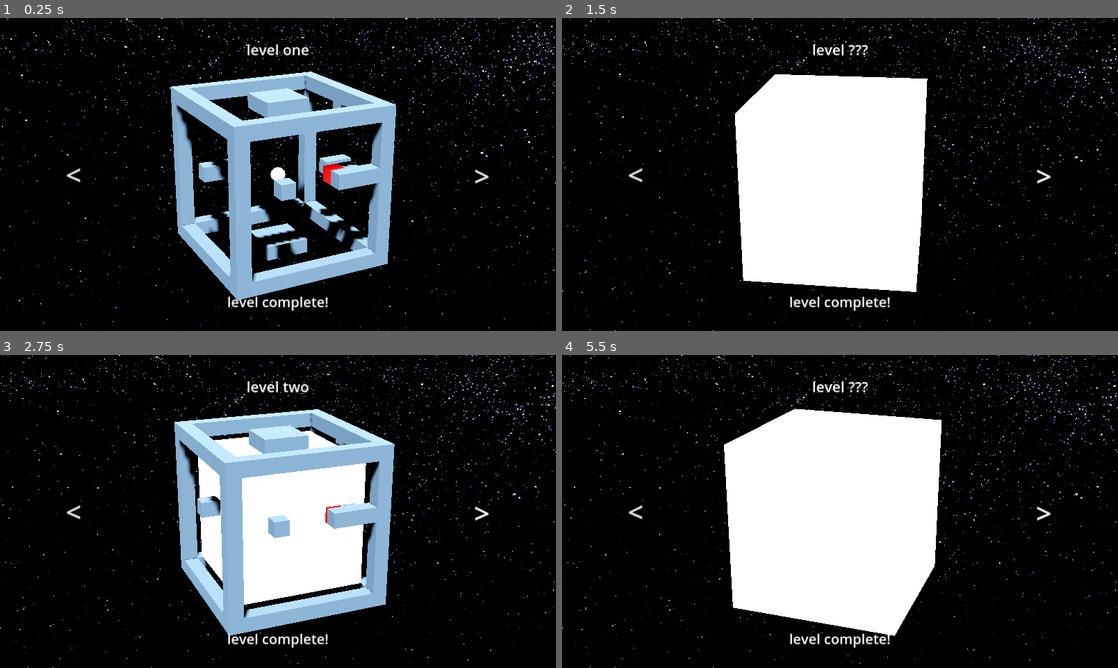
Above: before the commit, frames 1-4 (two rows, left to right).
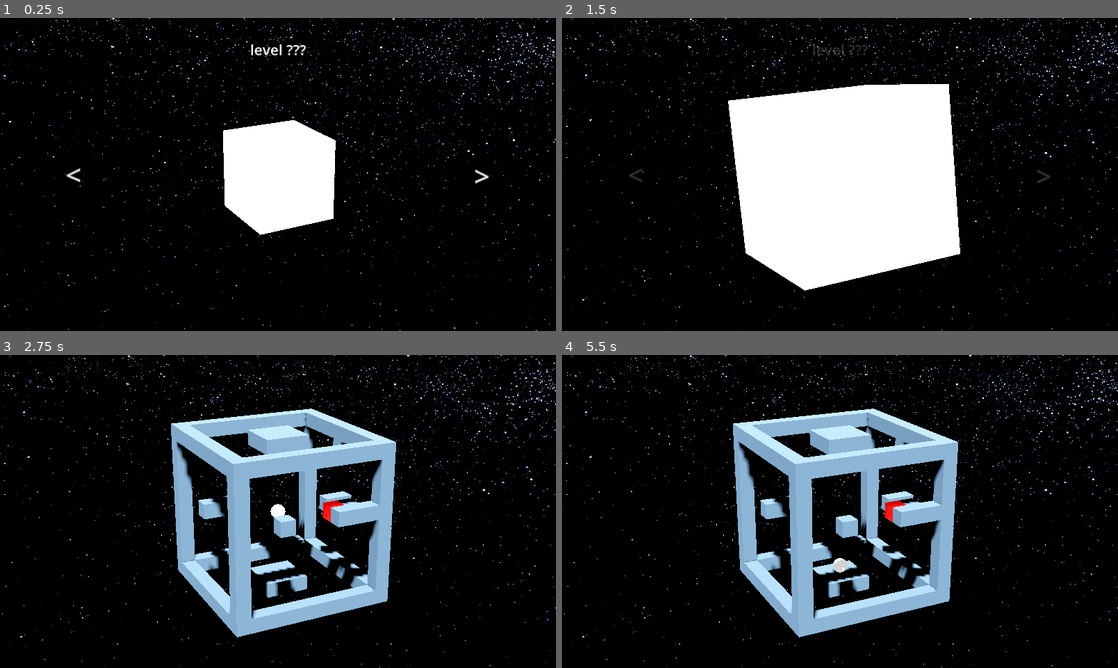
Above: after the commit, the same moments.

Repository: TheNickOfTime/design-challenge-nov
Game: Godot game, scene res://Scenes/puzzle_box_test.tscn
The game is run twice, just before and just after one commit, with the same random seed, the same clock (stepped at 60 frames per second) and the same inputs.
Inputs (mouse positions are in pixels of both pictures, inside the frame that each line leads up to):
- Up to frame 1 (0.25 s): no input
- Up to frame 2 (1.5 s): click "<" at 0.5 s; click ">" at 1.25 s
- Up to frame 3 (2.75 s): tap Enter at 2, 2.3 s; move the mouse to (400, 495) at 2.02 s; hold D (rotate_cube_right) from 2.03 s (still down); hold Up (rotate_cube) from 2.03 s (still down); click (400, 495) at 2.17 s
- Up to frame 4 (5.5 s): move the mouse to (728, 527) at 2.77 s; release D (rotate_cube_right) at 2.78 s; release Up (rotate_cube) at 2.78 s; hold S (rotate_cube_down) 2.78-3.53 s; tap Enter at 2.85, 3.8, 4.35, 5.3 s; click (728, 527) at 2.92 s; tap Up (rotate_cube) at 3.05, 4.55 s; move the mouse to (895, 442) at 3.52 s; hold D (rotate_cube_right) 3.53-4.28 s; hold Up (rotate_cube) 3.53-4.28 s; click (895, 442) at 3.67 s; move the mouse to (812, 574) at 4.27 s; hold W (rotate_cube_up) 4.28-5.03 s; click (812, 574) at 4.42 s; move the mouse to (1006, 558) at 5.02 s; hold A (rotate_cube_left) from 5.03 s (still down); hold Up (rotate_cube) from 5.03 s (still down); click (1006, 558) at 5.17 s

The runs differ from the first frame. In frame 1, 22% of the frame differs, in the area x 0-100%, y 0-100%; in frame 2, 8.7%; in frame 3, 15%; in frame 4, 29%.
Error after the commit: Invalid access to property or key 'transform' on a base object of type 'null instance'. (res://Scripts/PuzzleBoxManager.gd:98)

Commit message:
misc updates, getting systems talking to eachother, mostly to UI

Diff:
--- a/Prefabs/camera.tscn
+++ b/Prefabs/camera.tscn
@@ -10,3 +10,8 @@
 transform = Transform3D(1, 0, 0, 0, 1, 0, 0, 0, 1, 0, 0, 5)
 fov = 24.0
 size = 3.0
+
+[node name="Timer" type="Timer" parent="."]
+wait_time = 3.0
+
+[connection signal="timeout" from="Timer" to="." method="_on_timer_timeout"]
--- a/Scenes/puzzle_box_player.tscn
+++ b/Scenes/puzzle_box_player.tscn
@@ -25,3 +25,5 @@
 [node name="CollisionShape3D" type="CollisionShape3D" parent="."]
 transform = Transform3D(1, -0.000268565, -0.000126086, 0.000268565, 1, -3.04526e-06, 0.000126087, 3.0114e-06, 1, 0, 0, 0)
 shape = SubResource("BoxShape3D_oh1xk")
+
+[connection signal="sleeping_state_changed" from="." to="." method="_on_sleeping_state_changed"]
--- a/Scenes/puzzle_box_test.tscn
+++ b/Scenes/puzzle_box_test.tscn
@@ -61,7 +61,7 @@
 size_flags_horizontal = 3
 script = ExtResource("2_ogw50")
 
-[node name="Label_Level" type="Label" parent="UI/HUD"]
+[node name="Label_LevelText" type="Label" parent="UI/HUD"]
 custom_minimum_size = Vector2(400, 40)
 layout_mode = 1
 anchors_preset = 5
@@ -74,7 +74,7 @@
 grow_horizontal = 2
 scale = Vector2(1.04211, 1.04211)
 pivot_offset = Vector2(200, 20)
-text = "level one"
+text = "level ???"
 label_settings = ExtResource("2_08hyc")
 horizontal_alignment = 1
 vertical_alignment = 1
@@ -92,7 +92,7 @@
 horizontal_alignment = 1
 vertical_alignment = 1
 
-[node name="Button_SelectLeft" type="Button" parent="UI/HUD"]
+[node name="Button_Left" type="Button" parent="UI/HUD"]
 custom_minimum_size = Vector2(40, 65)
 layout_mode = 1
 anchors_preset = 8
@@ -118,7 +118,7 @@
 icon_alignment = 1
 metadata/_edit_use_anchors_ = true
 
-[node name="Button_SelectRight" type="Button" parent="UI/HUD"]
+[node name="Button_Right" type="Button" parent="UI/HUD"]
 custom_minimum_size = Vector2(40, 65)
 layout_mode = 1
 anchors_preset = 8
@@ -149,14 +149,14 @@
 
 [node name="Camera" parent="PuzzleBoxManager" instance=ExtResource("6_axqi4")]
 
-[node name="PuzzleBox" parent="PuzzleBoxManager" instance=ExtResource("7_1s8uu")]
-
 [node name="TransitionCube" type="MeshInstance3D" parent="PuzzleBoxManager"]
 visible = false
 mesh = SubResource("BoxMesh_3h22o")
 surface_material_override/0 = SubResource("StandardMaterial3D_1aje6")
 
 [connection signal="change_level" from="UI/HUD" to="PuzzleBoxManager" method="_on_hud_change_level"]
-[connection signal="button_up" from="UI/HUD/Button_SelectLeft" to="UI/HUD" method="_on_button_select_left_button_up"]
-[connection signal="button_up" from="UI/HUD/Button_SelectRight" to="UI/HUD" method="_on_button_select_right_button_up"]
+[connection signal="button_up" from="UI/HUD/Button_Left" to="UI/HUD" method="_on_button_select_left_button_up"]
+[connection signal="button_up" from="UI/HUD/Button_Right" to="UI/HUD" method="_on_button_select_right_button_up"]
 [connection signal="new_level" from="PuzzleBoxManager" to="UI/HUD" method="_on_puzzle_box_manager_new_level"]
+[connection signal="pause" from="PuzzleBoxManager" to="UI/HUD" method="_on_puzzle_box_manager_pause"]
+[connection signal="camera_moved" from="PuzzleBoxManager/Camera" to="UI/HUD" method="_on_camera_camera_moved"]
--- a/Scripts/HUD.gd
+++ b/Scripts/HUD.gd
@@ -2,12 +2,17 @@
 
 signal change_level(is_positive : bool)
 
-@export var test_text : Label
+const fade_in_time : float = 0.5
+const fade_out_time : float = 1.0
+
+@onready var level_text : Label = $Label_LevelText
+@onready var complete_text : Label = $Label_CompleteText
+@onready var button_left : Button = $Button_Left
+@onready var button_right : Button = $Button_Right
 
 
 func _ready():
-	# pass
-	pulsate_text(test_text)
+	complete_text.visible = false
 
 
 func _process(delta):
@@ -29,9 +34,34 @@
 	pulsate_text(element)
 
 
+func enable_buttons(is_enabled : bool):
+	button_left.disabled = !is_enabled
+	button_right.disabled = !is_enabled
+
+func fade_buttons(is_visible : bool):
+	var color : Color = Color.WHITE if is_visible else Color.TRANSPARENT
+	var time : float = fade_in_time if is_visible else fade_out_time
+
+	var level_text_tween : Tween = get_tree().create_tween()
+	level_text_tween.tween_property(level_text, "modulate", color, time)
+
+	var complete_text_tween : Tween = get_tree().create_tween()
+	complete_text_tween.tween_property(complete_text, "modulate", color, time)
+
+	var button_left_tween : Tween = get_tree().create_tween()
+	button_left_tween.tween_property(button_left, "modulate", color, time)
+
+	var button_right_tween: Tween = get_tree().create_tween()
+	button_right_tween.tween_property(button_right, "modulate", color, time)
+
+	await level_text_tween.finished
+	enable_buttons(is_visible)
+
+
 func _on_button_select_right_button_up():
 	emit_signal("change_level", true)
 	pass
+
 
 func _on_button_select_left_button_up():
 	emit_signal("change_level", false)
@@ -39,4 +69,25 @@
 
 
 func _on_puzzle_box_manager_new_level(level_name : String):
-	$Label_Level.text = "level " + level_name
+	level_text.text = "level " + level_name
+
+
+func _on_camera_camera_moved():
+	var level_text_tween : Tween = get_tree().create_tween()
+	level_text_tween.tween_property(level_text, "modulate", Color.TRANSPARENT, 1)
+
+	var complete_text_tween : Tween = get_tree().create_tween()
+	complete_text_tween.tween_property(complete_text, "modulate", Color.TRANSPARENT, 1)
+
+	var button_left_tween : Tween = get_tree().create_tween()
+	button_left_tween.tween_property(button_left, "modulate", Color.TRANSPARENT, 1)
+
+	var button_right_tween: Tween = get_tree().create_tween()
+	button_right_tween.tween_property(button_right, "modulate", Color.TRANSPARENT, 1)
+
+	await level_text_tween.finished
+	enable_buttons(false)
+
+
+func _on_puzzle_box_manager_pause(is_paused):
+	fade_buttons(true)
--- a/Scripts/PuzzleBoxCamera.gd
+++ b/Scripts/PuzzleBoxCamera.gd
@@ -1,4 +1,7 @@
 extends Node3D
+
+
+signal camera_moved
 
 
 var mouse_delta : Vector2
@@ -7,7 +10,8 @@
 var is_panning : bool = false
 var max_angle : float = 30
 
-var has_input_occurred : bool = false
+var idle_timer
+var is_idle : bool = true
 
 
 func _ready():
@@ -18,8 +22,8 @@
 	if(is_panning):
 		pan_cube(delta)
 
-	if !has_input_occurred:
-		rotate_y(1 * pan_speed * delta)
+	if is_idle:
+		rotate_y(0.5 * pan_speed * delta)
 
 	mouse_delta = Vector2.ZERO
 
@@ -28,13 +32,26 @@
 	if event is InputEventMouseButton:
 		var mouse_button = event as InputEventMouseButton
 		is_panning = mouse_button.is_pressed()
-		has_input_occurred = true
+		reset_idle_timer()
 
 	if event is InputEventMouseMotion:
 		mouse_delta = event.relative
+
+	if event.is_action_pressed("rotate_cube"):
+		reset_idle_timer()
 
 
 func pan_cube(delta : float):
 	rotate_y(mouse_delta.x * pan_direction * pan_speed * delta)
 	rotate_object_local(Vector3.RIGHT, mouse_delta.y * pan_direction * pan_speed * delta)
 	rotation.x = clamp(rotation.x, deg_to_rad(-max_angle), deg_to_rad(max_angle))
+
+
+func reset_idle_timer():
+	is_idle = false
+	$Timer.start()
+	emit_signal("camera_moved")
+
+
+func _on_timer_timeout():
+	is_idle = true
--- a/Scripts/PuzzleBoxManager.gd
+++ b/Scripts/PuzzleBoxManager.gd
@@ -3,6 +3,7 @@
 #Signals------------------------------------------------------------------------
 signal rotate_event(is_rotating : bool)
 signal new_level(level_name : String)
+signal pause(is_paused : bool)
 
 #Export variables---------------------------------------------------------------
 @export var puzzles : Array[PackedScene]
@@ -22,6 +23,8 @@
 var last_direction : Vector3
 var current_level_index : int
 var transitioning_level : bool
+var is_paused : bool
+
 
 var level_dictionary = [
 	"one",
@@ -36,6 +39,8 @@
 	var players = get_tree().get_nodes_in_group("Player")
 	for player in players:
 		pass
+
+	swap_puzzle(puzzles[current_level_index])
 
 
 func _process(delta):
@@ -65,11 +70,9 @@
 		new_rot = get_new_rotation(orient_rotation(current_direction))
 		rotate_cube(new_rot)
 
-	if event is InputEventKey:
-		if event.keycode == KEY_ENTER && event.pressed:
-			increment_level_index(true)
-			swap_puzzle(puzzles[current_level_index])
-
+	if event.is_action_pressed("pause"):
+		is_paused = !is_paused
+		emit_signal("pause", is_paused)
 
 
 func rotate_cube(new_rotation : Transform3D):
@@ -86,10 +89,9 @@
 		continue_rotating = false
 		is_rotating = false
 		rotate_cube(get_new_rotation(orient_rotation(current_direction)))
-		return
-
-	is_rotating = false
-	emit_signal("rotate_event", false)
+	else:
+		is_rotating = false
+		emit_signal("rotate_event", false)
 
 
 func get_new_rotation(direction : Vector3) -> Transform3D:
@@ -150,8 +152,9 @@
 	await transition_tween.finished
 
 	#Remove old level
-	remove_child(old_scene)
-	emit_signal("new_level", "???")
+	if old_scene != null:
+		remove_child(old_scene)
+		emit_signal("new_level", "???")
 
 	#Rotate Cube
 	transition_tween = get_tree().create_tween()
@@ -171,6 +174,9 @@
 	puzzle_box = new_scene
 	emit_signal("new_level", level_dictionary[current_level_index])
 
+	#Connect signals
+	rotate_event.connect(puzzle_box.get_node("Player")._on_puzzle_box_rotate_event)
+
 	#Shrink Cube
 	transition_tween = get_tree().create_tween()
 	transition_tween.tween_property(transition_cube, "scale", Vector3.ZERO, 0.5)
@@ -195,3 +201,7 @@
 func _on_hud_change_level(is_positive : bool):
 	increment_level_index(is_positive)
 	swap_puzzle(puzzles[current_level_index])
+
+
+func _on_camera_camera_moved():
+	pass # Replace with function body.
--- a/Scripts/PuzzlePlayer.gd
+++ b/Scripts/PuzzlePlayer.gd
@@ -17,5 +17,11 @@
 
 
 func _on_puzzle_box_rotate_event(is_rotating : bool):
-	self.freeze = is_rotating
-	# print(freeze)
+	freeze = is_rotating
+#	print("freeze: ", is_rotating)
+
+
+func _on_sleeping_state_changed():
+	if sleeping && !freeze:
+		position = position.snapped(Vector3.ONE * 0.1)
+		print_debug("snapped position")
--- a/project.godot
+++ b/project.godot
@@ -59,6 +59,12 @@
 , Object(InputEventKey,"resource_local_to_scene":false,"resource_name":"","device":0,"window_id":0,"alt_pressed":false,"shift_pressed":false,"ctrl_pressed":false,"meta_pressed":false,"pressed":false,"keycode":0,"physical_keycode":4194321,"unicode":0,"echo":false,"script":null)
 ]
 }
+pause={
+"deadzone": 0.5,
+"events": [Object(InputEventKey,"resource_local_to_scene":false,"resource_name":"","device":0,"window_id":0,"alt_pressed":false,"shift_pressed":false,"ctrl_pressed":false,"meta_pressed":false,"pressed":false,"keycode":0,"physical_keycode":4194305,"unicode":0,"echo":false,"script":null)
+, Object(InputEventKey,"resource_local_to_scene":false,"resource_name":"","device":0,"window_id":0,"alt_pressed":false,"shift_pressed":false,"ctrl_pressed":false,"meta_pressed":false,"pressed":false,"keycode":0,"physical_keycode":32,"unicode":0,"echo":false,"script":null)
+]
+}
 
 [rendering]
 
